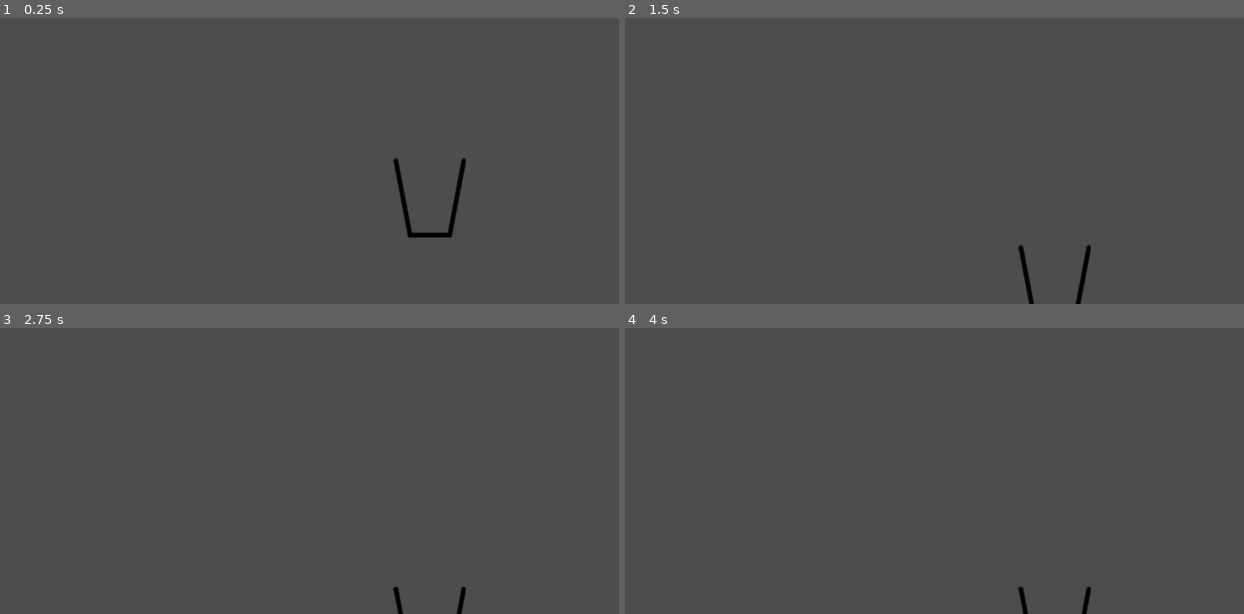
Above: before the commit, frames 1-4 (two rows, left to right).
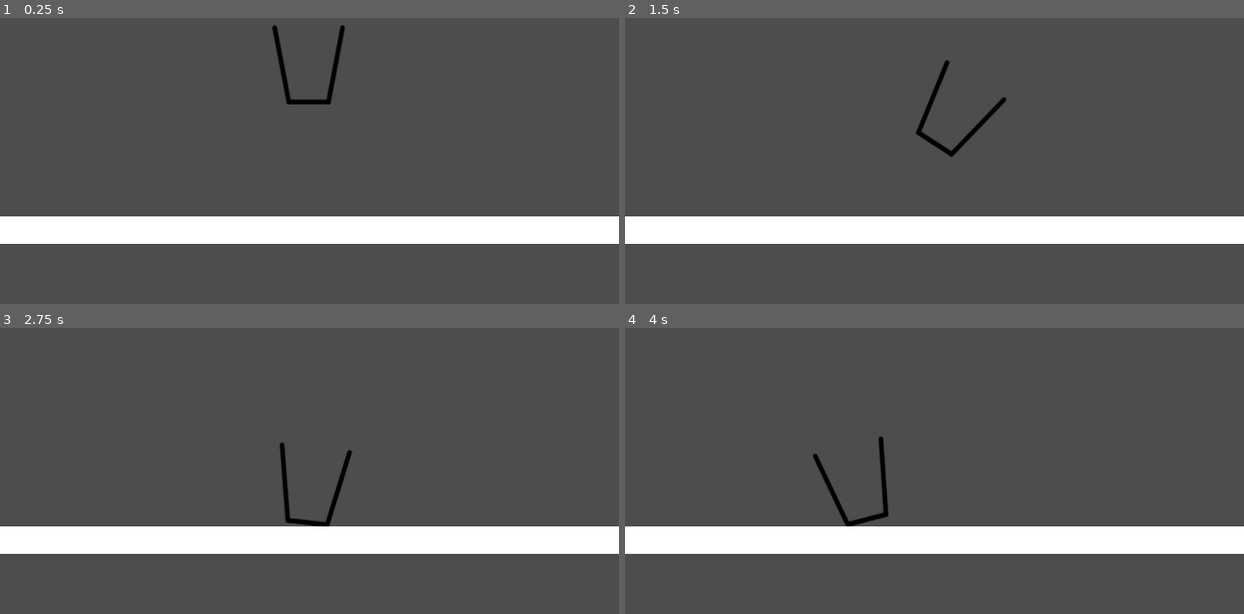
Above: after the commit, the same moments.

Repository: VaradK62442/simplegame
Game: Godot game, scene res://area_2d.tscn
The game is run twice, just before and just after one commit, with the same random seed, the same clock (stepped at 60 frames per second) and the same inputs. Before the commit the project has no main scene; this scene is started directly in both runs.
Inputs:
- Up to frame 1 (0.25 s): no input
- Up to frame 2 (1.5 s): hold D (tilt_right) 0.53-1.28 s; tap Space (flap) at 0.77, 1.07 s; hold Left (tilt_left) from 1.28 s (still down)
- Up to frame 3 (2.75 s): tap Space (flap) at 1.52, 1.82 s; release Left (tilt_left) at 2.03 s; hold D (tilt_right) from 2.03 s (still down)
- Up to frame 4 (4 s): tap Space (flap) at 3.02, 3.32, 3.77 s; release D (tilt_right) at 3.53 s; hold Left (tilt_left) from 3.53 s (still down)

The runs differ from the first frame. In frame 1, 11% of the frame differs, in the area x 0-100%, y 2-79%; in frame 2, 11%; in frame 3, 10%; in frame 4, 10%.

Commit message:
cup control better

Diff:
--- a/area_2d.tscn
+++ b/area_2d.tscn
@@ -1,6 +1,7 @@
-[gd_scene load_steps=4 format=3 uid="uid://bef1t8ats2x7n"]
+[gd_scene load_steps=5 format=3 uid="uid://cnseor8dsgv73"]
 
 [ext_resource type="Texture2D" uid="uid://dsh7ausgm7xuc" path="res://assets/cup.png" id="1_42tve"]
+[ext_resource type="Script" path="res://player.gd" id="1_k7pav"]
 
 [sub_resource type="RectangleShape2D" id="RectangleShape2D_wv7cr"]
 size = Vector2(508, 20)
@@ -16,13 +17,16 @@
 [node name="CollisionPolygon2D" type="CollisionPolygon2D" parent="RigidBody2D"]
 scale = Vector2(2, 2)
 polygon = PackedVector2Array(-13, 0, 13, 0, 21, -45, 18, -45, 10, -3, -10, -3, -18, -45, -21, -45)
+script = ExtResource("1_k7pav")
 
-[node name="Sprite2D" type="Sprite2D" parent="RigidBody2D"]
-position = Vector2(0, -46)
+[node name="Sprite2D" type="Sprite2D" parent="RigidBody2D/CollisionPolygon2D"]
+position = Vector2(0, -23)
+scale = Vector2(0.5, 0.5)
 texture = ExtResource("1_42tve")
 
 [node name="StaticBody2D" type="StaticBody2D" parent="."]
 position = Vector2(500, 550)
+scale = Vector2(1.69, 1.69)
 
 [node name="CollisionShape2D" type="CollisionShape2D" parent="StaticBody2D"]
 shape = SubResource("RectangleShape2D_wv7cr")
@@ -31,3 +35,7 @@
 position = Vector2(-3.8147e-05, -0.499982)
 scale = Vector2(506, 19)
 texture = SubResource("CanvasTexture_4jynt")
+
+[node name="Camera2D" type="Camera2D" parent="."]
+position = Vector2(501, 395)
+scale = Vector2(1.69, 1.69)
--- /dev/null
+++ b/main.tscn
@@ -0,0 +1,3 @@
+[gd_scene format=3 uid="uid://dxsebx4olwki7"]
+
+[node name="Main" type="Node2D"]
--- a/player.gd
+++ b/player.gd
@@ -1,8 +1,8 @@
 extends CollisionPolygon2D
 
 @export var speed = 400
+@export var rotation_degs = 1
 var screen_size
-@export var rotation_degs = 1
 
 # Called when the node enters the scene tree for the first time.
 func _ready() -> void:
@@ -13,11 +13,11 @@
 func _process(delta: float) -> void:
 	var velocity = Vector2.ZERO
 
-	if Input.is_action_just_pressed("tilt_left"):
-		rotation -= rotation_degs
+	if Input.is_action_pressed("tilt_left"):
+		rotation_degrees-= rotation_degs
 
-	if Input.is_action_just_pressed("tilt_right"):
-		rotation += rotation_degs
+	if Input.is_action_pressed("tilt_right"):
+		rotation_degrees += rotation_degs
 
 	if Input.is_action_pressed("flap"):
 		velocity.y -= 1
@@ -26,4 +26,3 @@
 		velocity = velocity.normalized() * speed
 
 	position += velocity * delta
-	position = position.clamp(Vector2.ZERO, screen_size)
